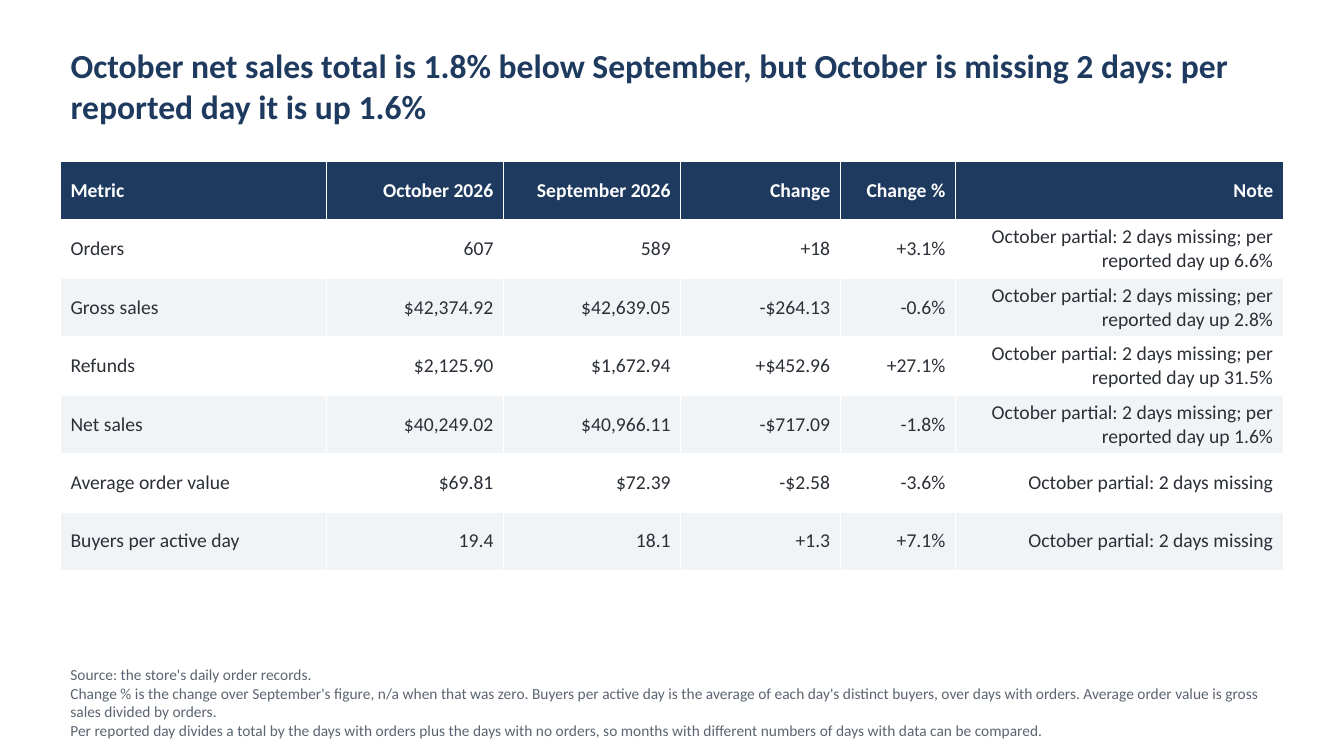
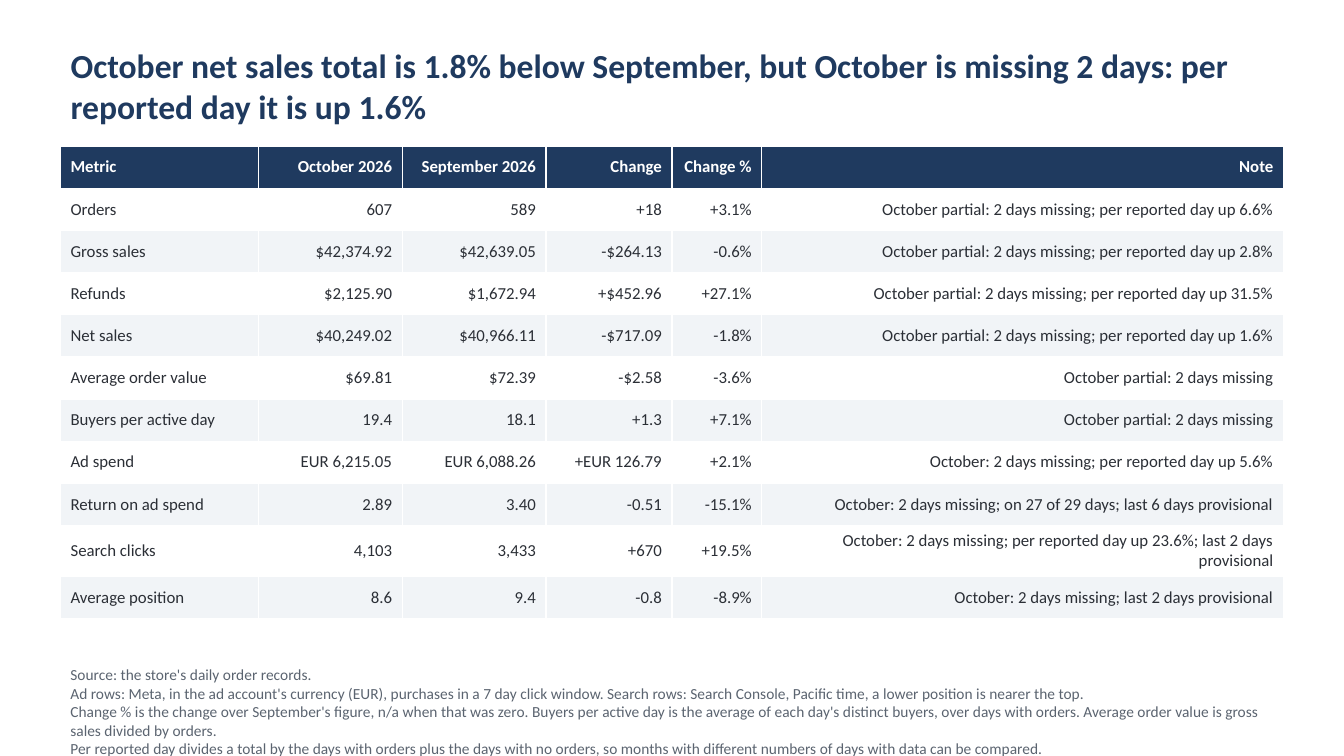
Before and after one commit to Exalt24/api-analytics-hub, a slide deck: slide 2 of docs/monthly-report-sample/report_2026-10.pptx. Drawn at 1344x756 pixels with LibreOffice and Linux fonts; fonts in the diff are those of the drawing. Boxes give left, top, right and bottom in pixels: in the first picture for what was removed or moved away, otherwise in the second. Text is boxed around its words. In the diff, an @@ line names an element or a change of style, - is before the commit and + after.

```diff
--- a/docs/monthly-report-sample/report_2026-10.pptx
+++ b/docs/monthly-report-sample/report_2026-10.pptx
@@ table at bbox=[60, 146, 1284, 610] @@
+row 8: Ad spend | EUR 6,215.05 | EUR 6,088.26 | +EUR 126.79 | +2.1% | October: 2 days missing; per reported day up 5.6%
+row 9: Return on ad spend | 2.89 | 3.40 | -0.51 | -15.1% | October: 2 days missing; on 27 of 29 days; last 6 days provisional
+row 10: Search clicks | 4,103 | 3,433 | +670 | +19.5% | October: 2 days missing; per reported day up 23.6%; last 2 days provisional
+row 11: Average position | 8.6 | 9.4 | -0.8 | -8.9% | October: 2 days missing; last 2 days provisional
@@ table: place and size @@
-table at bbox=[60, 161, 1284, 571]
+table at bbox=[60, 146, 1284, 610]
@@ text at bbox=[70, 688, 1084, 702]: paragraph added @@
+Ad rows: Meta, in the ad account's currency (EUR), purchases in a 7 day click window. Search rows: Search Console, Pacific time, a lower position is nearer the top.
```
Also in this commit, not shown: 3 other slides changed, 2 slides added, 17 other files.
